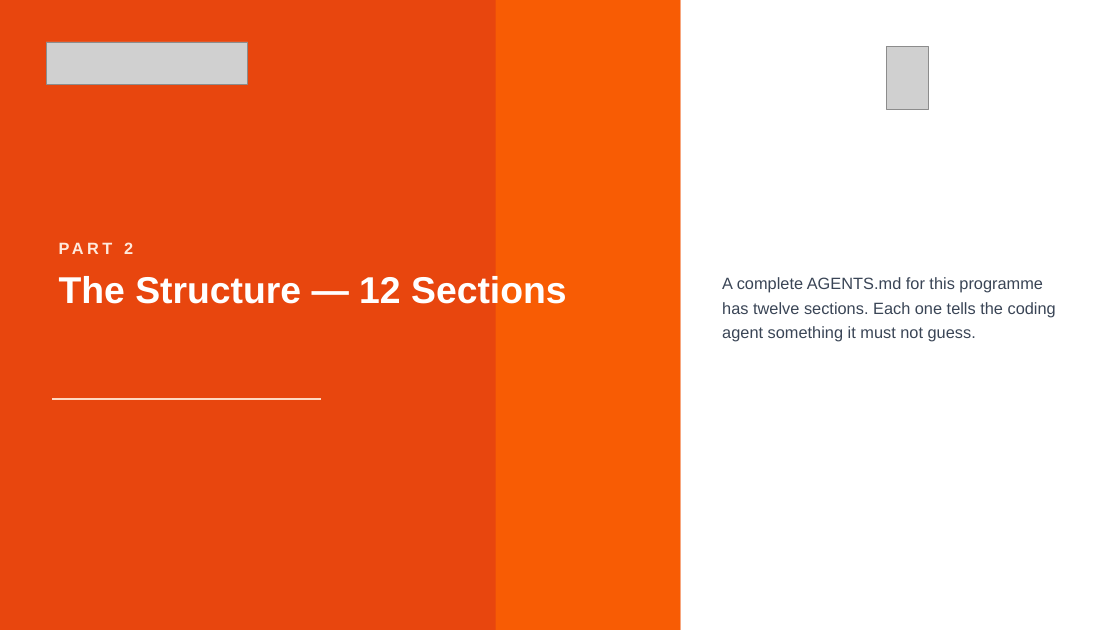
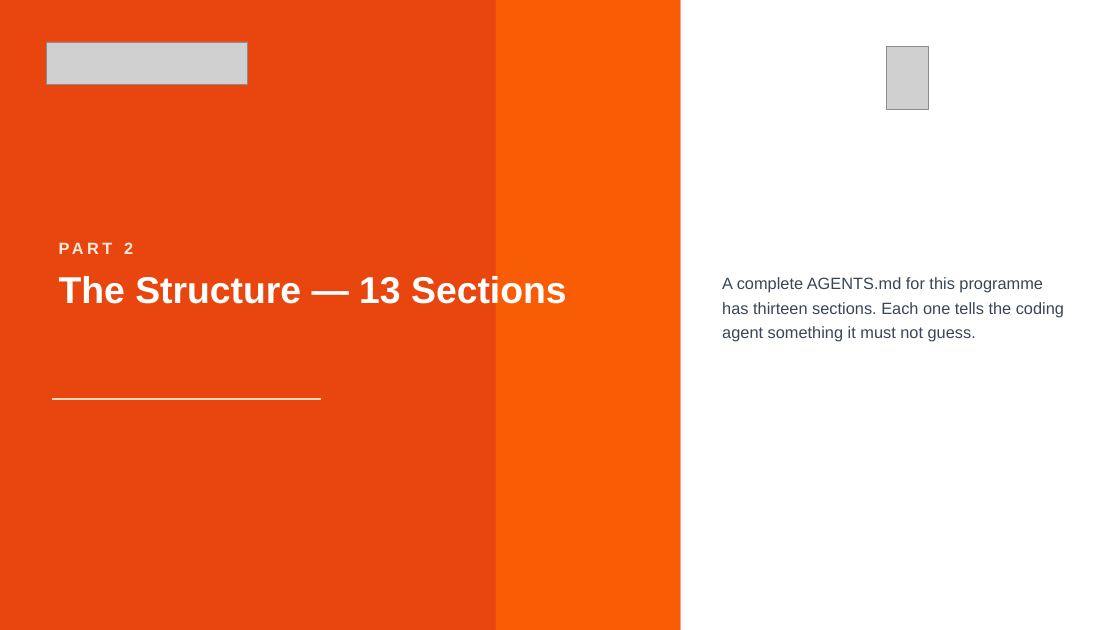
Before and after one commit to vrlnarayana/Philips-AMD, a slide deck: slide 5 of Philips-AMD-Content/agents-md/AGENTS_MD_Guide.pptx. Drawn at 1120x630 pixels with LibreOffice and Linux fonts; fonts in the diff are those of the drawing; grey boxes stand for pictures. Boxes give left, top, right and bottom in pixels: in the first picture for what was removed or moved away, otherwise in the second. Text is boxed around its words. In the diff, an @@ line names an element or a change of style, - is before the commit and + after.

```diff
--- a/Philips-AMD-Content/agents-md/AGENTS_MD_Guide.pptx
+++ b/Philips-AMD-Content/agents-md/AGENTS_MD_Guide.pptx
@@ text at (59,276,567,304): text changed @@
-The Structure — 12 Sections
+The Structure — 13 Sections
@@ text at (722,277,1064,342): text changed @@
-A complete AGENTS.md for this programme has twelve sections. Each one tells the coding agent something it must not guess.
+A complete AGENTS.md for this programme has thirteen sections. Each one tells the coding agent something it must not guess.
```
Also in this commit, not shown: 4 other slides changed, 1 slide added, 7 other files.
